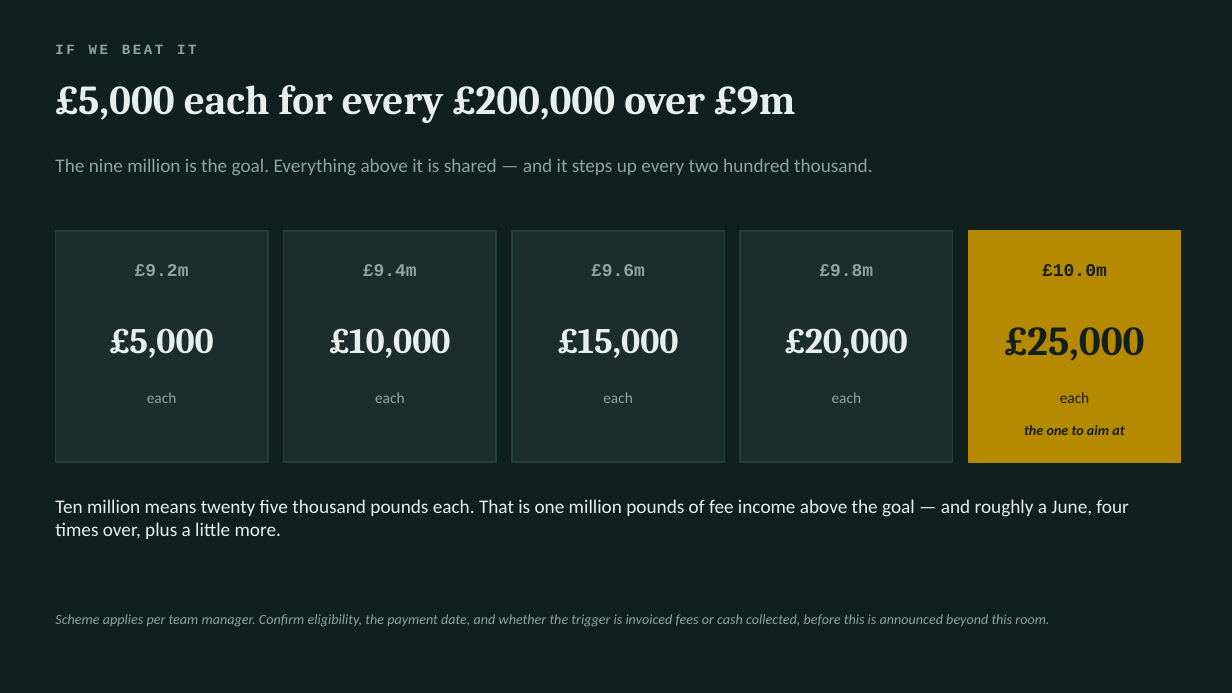
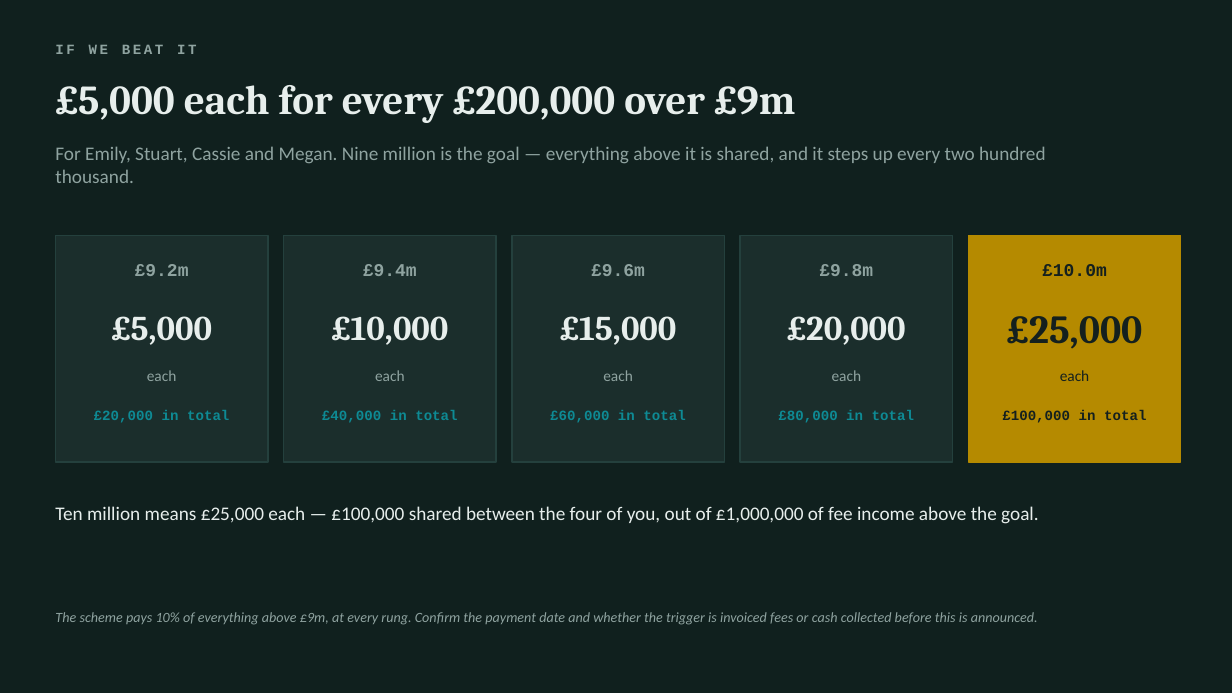
Before and after one commit to compcert-glitch/outlook-mcp, a slide deck: slide 8 of reports/ytd-road-to-9m.pptx. Drawn at 1232x693 pixels with LibreOffice and Linux fonts; fonts in the diff are those of the drawing. Boxes give left, top, right and bottom in pixels: in the first picture for what was removed or moved away, otherwise in the second. Text is boxed around its words. In the diff, an @@ line names an element or a change of style, - is before the commit and + after.

```diff
--- a/reports/ytd-road-to-9m.pptx
+++ b/reports/ytd-road-to-9m.pptx
@@ text at (55,146,1046,183): text changed @@
-The nine million is the goal. Everything above it is shared — and it steps up every two hundred thousand.
+For Emily, Stuart, Cassie and Megan. Nine million is the goal — everything above it is shared, and it steps up every two hundred thousand.
@@ rectangle: place and size @@
-rectangle at (55,231,268,462)
+rectangle at (55,236,268,462)
@@ rectangle: place and size @@
-rectangle at (284,231,496,462)
+rectangle at (284,236,496,462)
@@ rectangle: place and size @@
-rectangle at (512,231,725,462)
+rectangle at (512,236,725,462)
@@ rectangle: place and size @@
-rectangle at (740,231,953,462)
+rectangle at (740,236,953,462)
@@ rectangle: place and size @@
-rectangle at (969,231,1181,462)
+rectangle at (969,236,1181,462)
@@ text "£5,000": place and size @@
-text "£5,000" at (110,328,214,358)
+text "£5,000" at (111,316,212,345)
@@ text "£10,000": place and size @@
-text "£10,000" at (329,328,450,358)
+text "£10,000" at (331,316,448,345)
@@ text "£15,000": place and size @@
-text "£15,000" at (558,328,679,358)
+text "£15,000" at (560,316,677,345)
@@ size 28 to 27 pt in 4 elements at (111,316,212,345), (331,316,448,345), (560,316,677,345), (787,316,906,345) @@
@@ text "£20,000": place and size @@
-text "£20,000" at (785,328,908,358)
+text "£20,000" at (787,316,906,345)
@@ text "£25,000": place and size @@
-text "£25,000" at (1004,327,1144,361)
+text "£25,000" at (1007,316,1143,348)
@@ text "£25,000" at (1007,316,1143,348): size 32 to 31 pt @@
@@ text "each": place and size @@
-text "each" at (147,392,177,403)
+text "each" at (147,370,177,381)
@@ text "each": place and size @@
-text "each" at (375,392,405,403)
+text "each" at (375,370,405,381)
@@ text "each": place and size @@
-text "each" at (603,392,633,403)
+text "each" at (603,370,633,381)
@@ text "each": place and size @@
-text "each" at (832,392,862,403)
+text "each" at (832,370,862,381)
@@ text "each": place and size @@
-text "each" at (1060,392,1090,403)
+text "each" at (1060,370,1090,381)
@@ text added at (94,410,229,423), 11 pt, text #0E8A94, bold @@
+£20,000 in total
@@ text added at (322,410,457,423), 11 pt, text #0E8A94, bold @@
+£40,000 in total
@@ text added at (550,410,685,422), 11 pt, text #0E8A94, bold @@
+£60,000 in total
@@ text added at (778,410,914,423), 11 pt, text #0E8A94, bold @@
+£80,000 in total
@@ text added at (1002,410,1146,423), 11 pt, text #14201E, bold @@
+£100,000 in total
@@ text removed at (1024,425,1124,435) @@
-the one to aim at
@@ text at (55,506,1039,524): text changed @@
-Ten million means twenty five thousand pounds each. That is one million pounds of fee income above the goal — and roughly a June, four times over, plus a little more.
+Ten million means £25,000 each — £100,000 shared between the four of you, out of £1,000,000 of fee income above the goal.
@@ text at (55,612,1038,625): text changed @@
-Scheme applies per team manager. Confirm eligibility, the payment date, and whether the trigger is invoiced fees or cash collected, before this is announced beyond this room.
+The scheme pays 10% of everything above £9m, at every rung. Confirm the payment date and whether the trigger is invoiced fees or cash collected before this is announced.
```
Also in this commit, not shown: 1 other slide changed, 4 other files.
